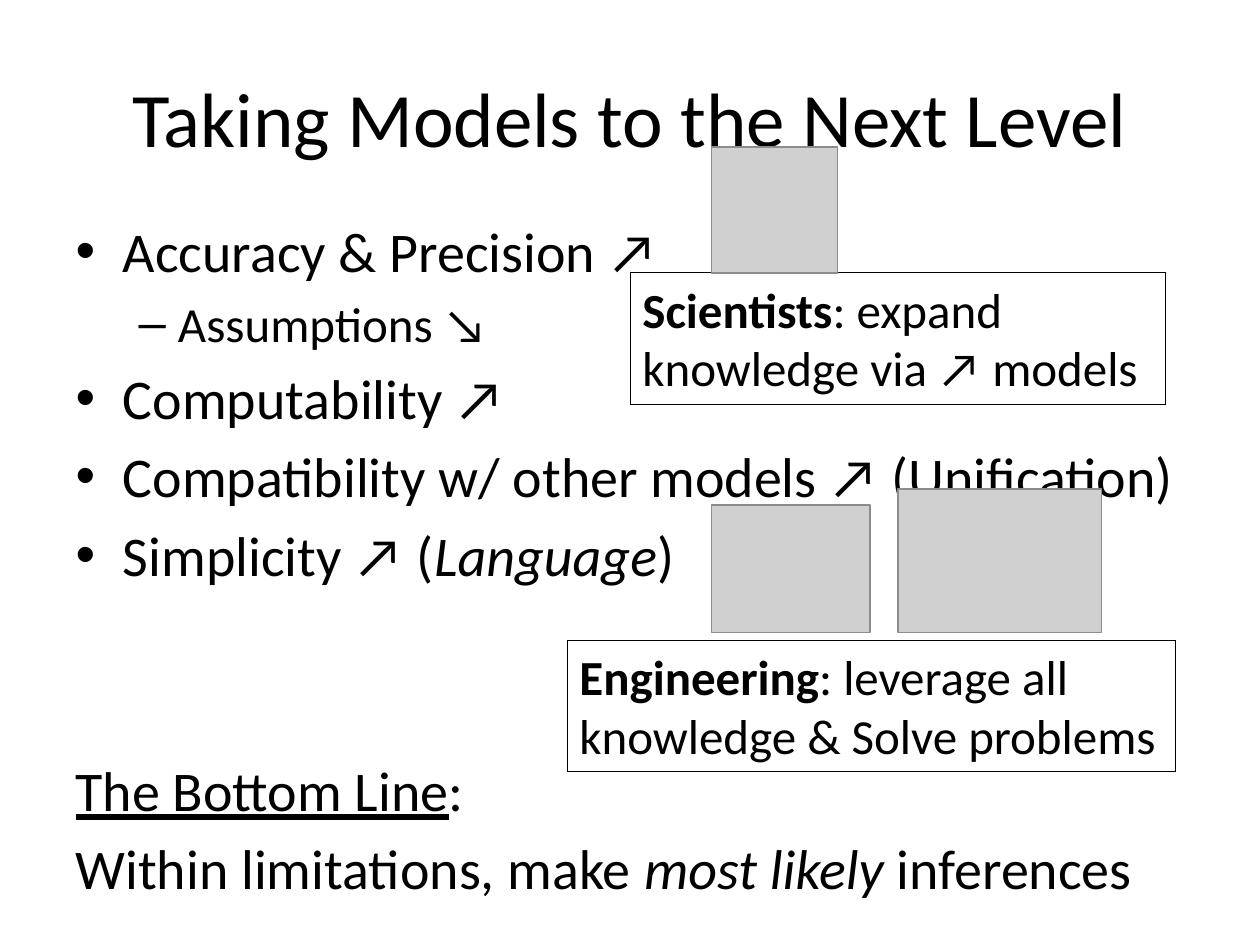
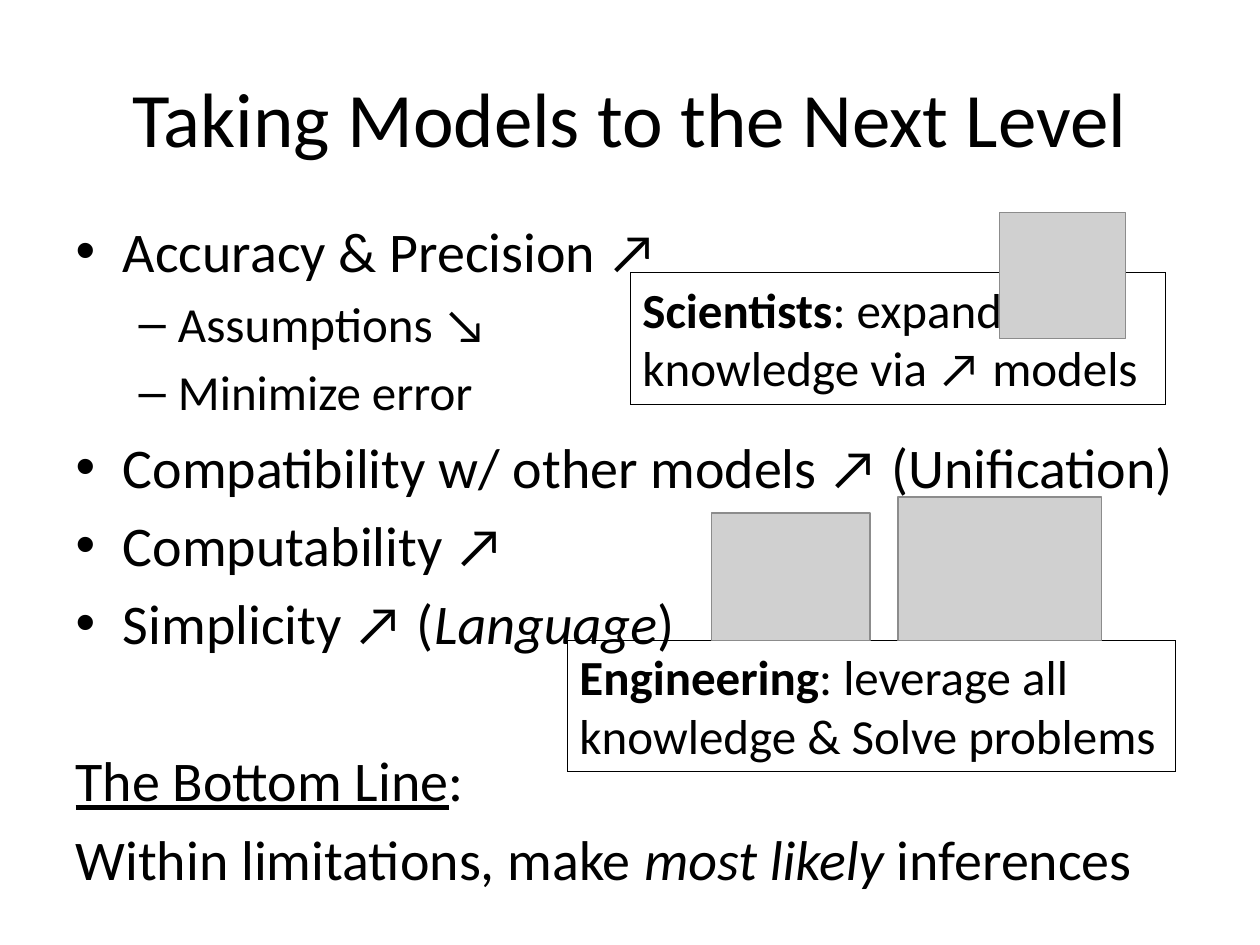
Before and after one commit to dhutchis/ModelTalk, a slide deck: slide 7 of ModelTalk.pptx. Drawn at 1260x945 pixels with LibreOffice and Linux fonts; fonts in the diff are those of the drawing; grey boxes stand for pictures. Boxes give left, top, right and bottom in pixels: in the first picture for what was removed or moved away, otherwise in the second. Text is boxed around its words. In the diff, an @@ line names an element or a change of style, - is before the commit and + after.

```diff
--- a/ModelTalk.pptx
+++ b/ModelTalk.pptx
@@ picture: place and size @@
-picture at <box>712,147,838,273</box>
+picture at <box>999,213,1125,339</box>
@@ text at <box>123,376,1172,501</box>: paragraphs added @@
+  – Minimize error
+• Compatibility w/ other models ↗ (Unification)
@@ text at <box>123,456,1172,510</box>: paragraph removed @@
-• Compatibility w/ other models ↗ (Unification)
@@ picture: place and size @@
-picture at <box>898,489,1101,633</box>
+picture at <box>898,498,1101,641</box>
@@ picture: place and size @@
-picture at <box>712,505,871,633</box>
+picture at <box>712,513,871,640</box>
```
Also in this commit, not shown: 4 other slides changed, 4 slides added, 1 other file.
